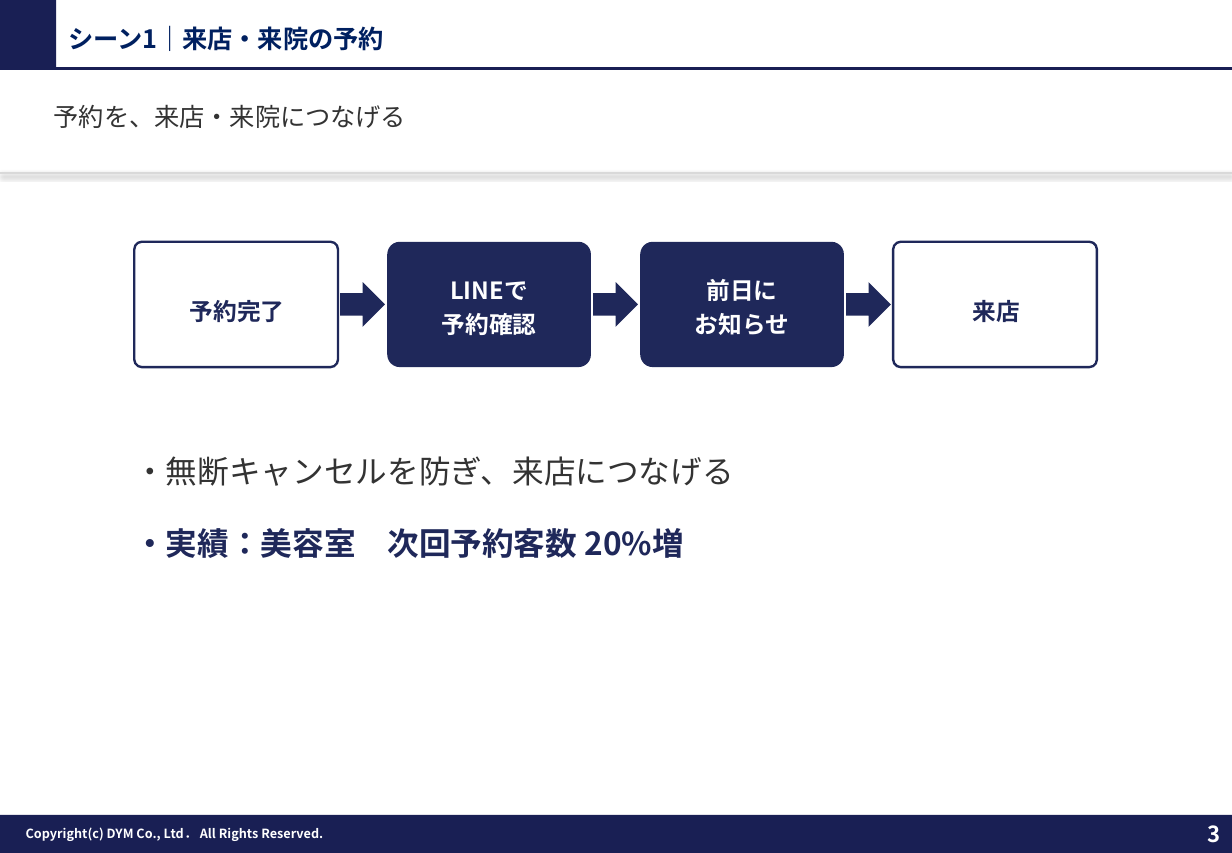
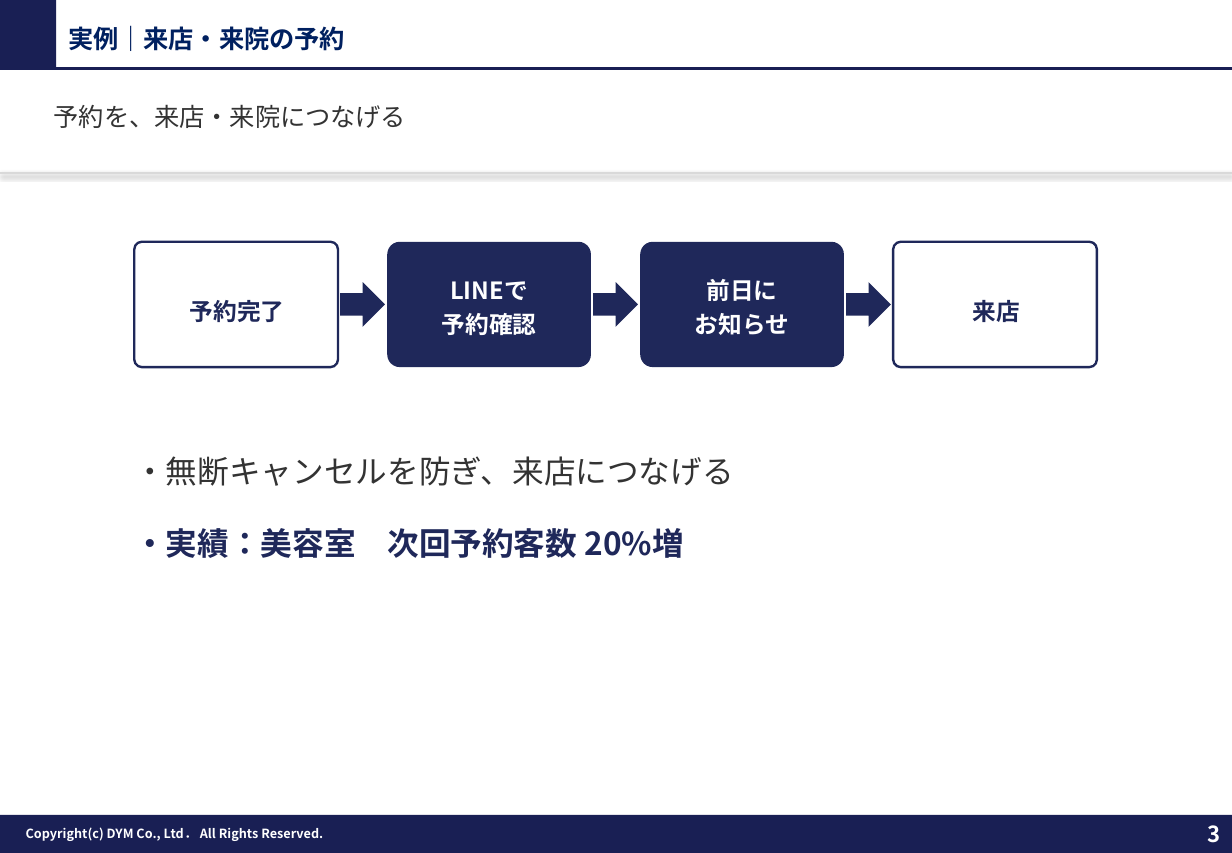
Before and after one commit to tonomura-r-dev/folder, a slide deck: slide 3 of 20261002_サンクスLINEのご提案.pptx. Drawn at 1232x853 pixels with LibreOffice and Linux fonts; fonts in the diff are those of the drawing; background and template pictures are left out. Boxes give left, top, right and bottom in pixels: in the first picture for what was removed or moved away, otherwise in the second. Text is boxed around its words. In the diff, an @@ line names an element or a change of style, - is before the commit and + after.

```diff
--- a/20261002_サンクスLINEのご提案.pptx
+++ b/20261002_サンクスLINEのご提案.pptx
@@ text at [68,25,345,51]: text changed @@
-シーン1｜来店・来院の予約
+実例｜来店・来院の予約
```
Also in this commit, not shown: 1 other slide changed, 9 other files.
